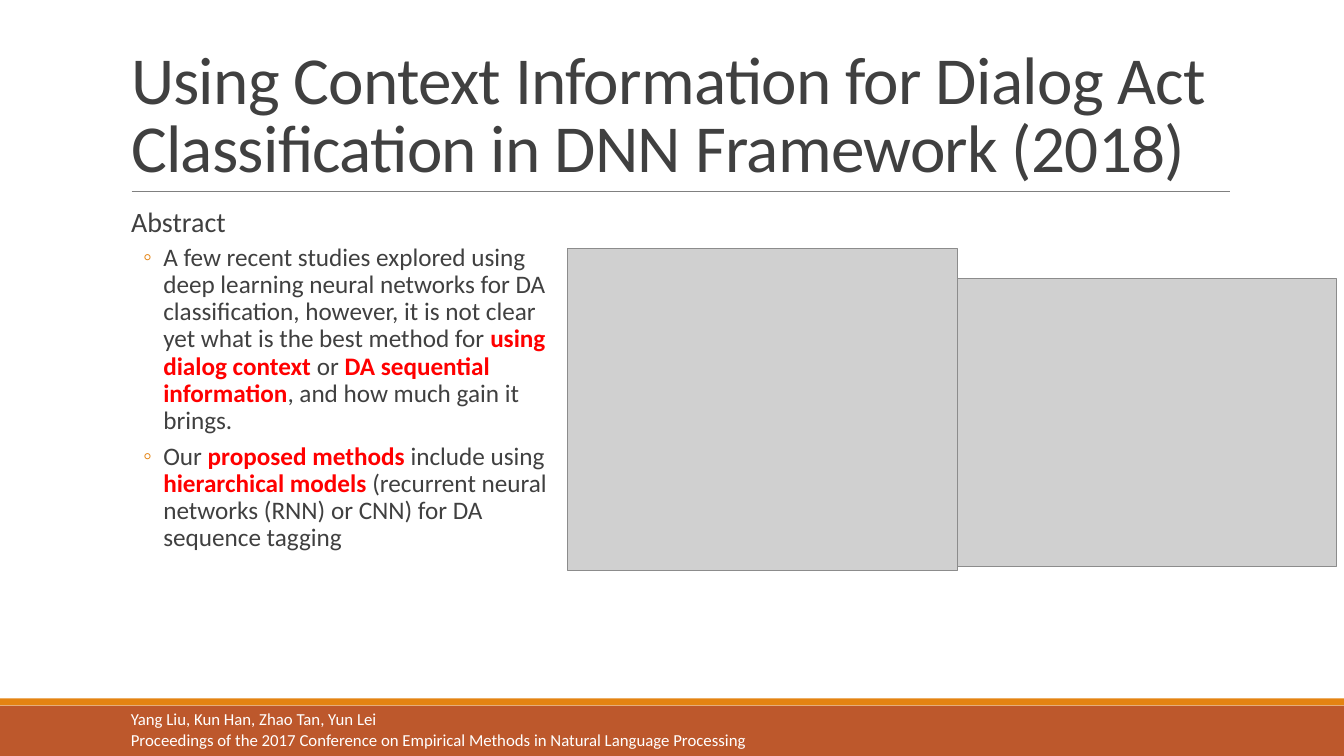
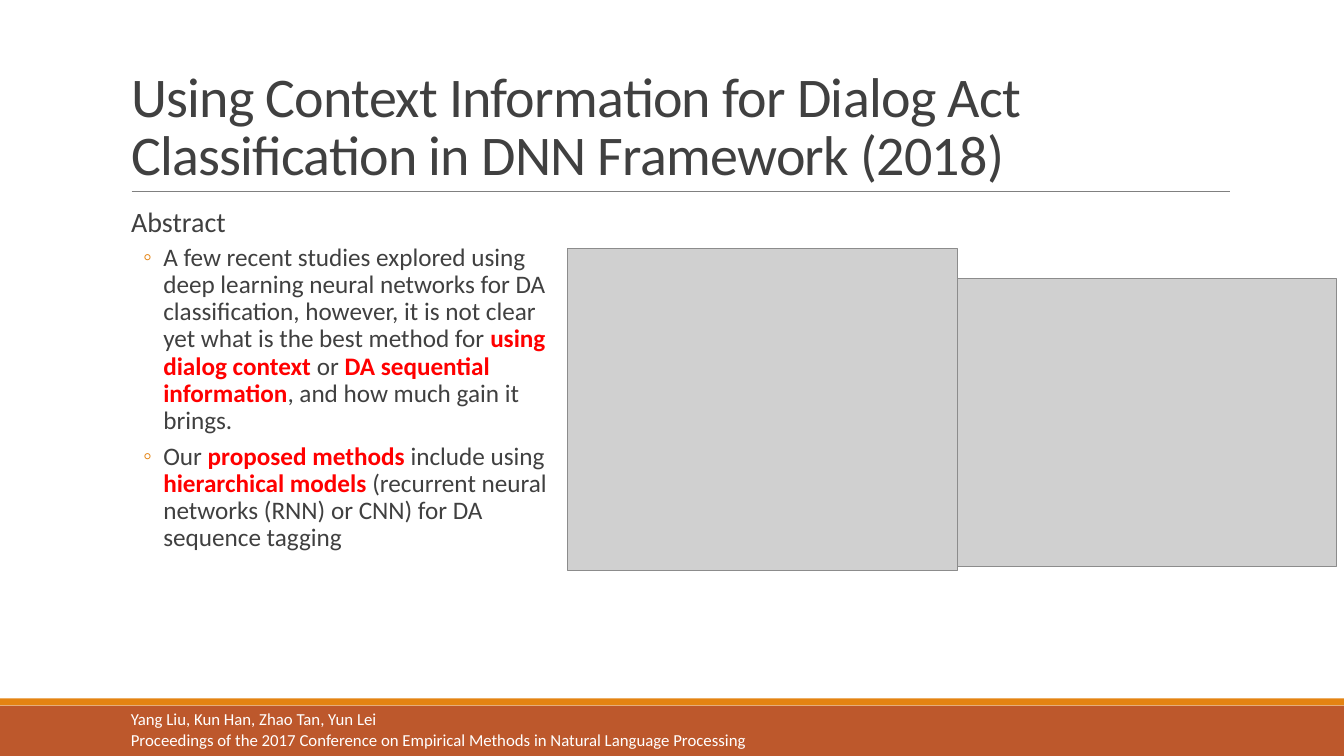
Before and after one commit to liangxh/grad, a slide deck: slide 14 of [报告] Text Emotion Detection.pptx (slide 13 before the commit). Drawn at 1344x756 pixels with LibreOffice and Linux fonts; fonts in the diff are those of the drawing; grey boxes stand for pictures. Boxes give left, top, right and bottom in pixels: in the first picture for what was removed or moved away, otherwise in the second. Text is boxed around its words. In the diff, an @@ line names an element or a change of style, - is before the commit and + after.

Commit message:
update

```diff
--- a/[报告] Text Emotion Detection.pptx
+++ b/[报告] Text Emotion Detection.pptx
@@ title "Using Context Information for Dialog ..." at [131, 78, 1021, 183]: size 48 to 40 pt @@
```
Also in this commit, not shown: 1 other slide changed, 2 slides added, 1 slide removed.
